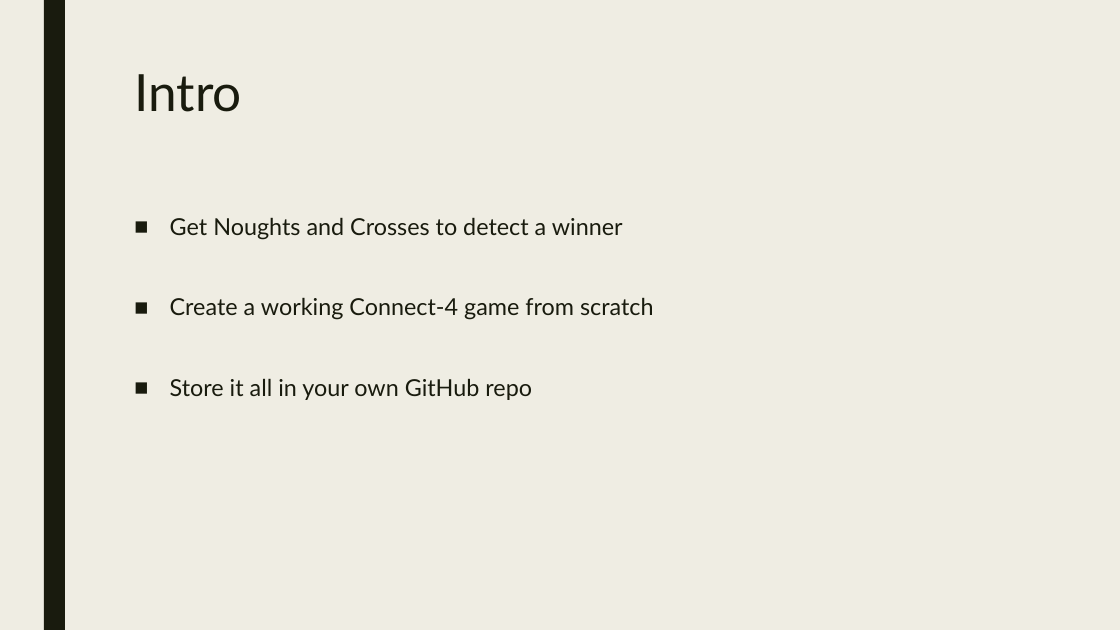
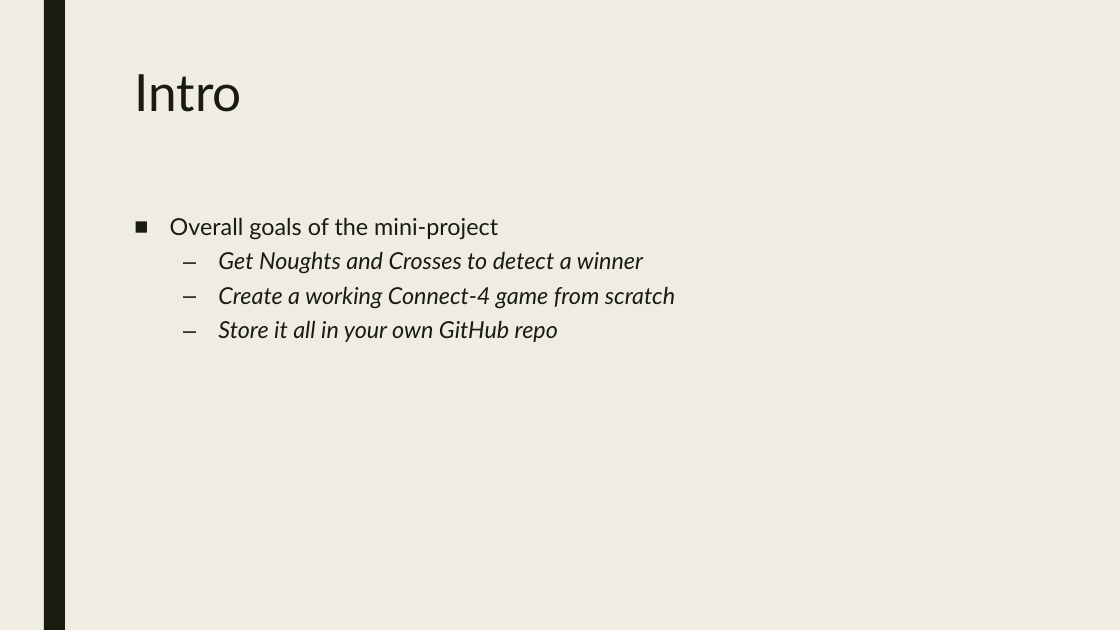
Before and after one commit to Sainsburys-bootcamp-2022/Aidan-Project, a slide deck: slide 6 of mini-project-presentation.pptx (slide 2 before the commit). Drawn at 1120x630 pixels with LibreOffice and Linux fonts; fonts in the diff are those of the drawing. Boxes give left, top, right and bottom in pixels: in the first picture for what was removed or moved away, otherwise in the second. Text is boxed around its words. In the diff, an @@ line names an element or a change of style, - is before the commit and + after.

```diff
--- a/mini-project-presentation.pptx
+++ b/mini-project-presentation.pptx
@@ text at <box>170,217,498,240</box>: paragraph added @@
+■ Overall goals of the mini-project
@@ text at <box>218,251,675,342</box>: italic on in "Get Noughts and Crosses to detect a ...", "Create a working Connect-4 game from scratch", "Store it all in your own GitHub ..."; bullet ■ to –; list level 1 to 2 in "Get Noughts and Crosses to ..."; list level 1 to 2 in "Create a working Connect-4 game ..."; list level 1 to 2 in "Store it all in your ..." @@
```
Also in this commit, not shown: 1 other slide changed, 35 slides added, 2 other files.
